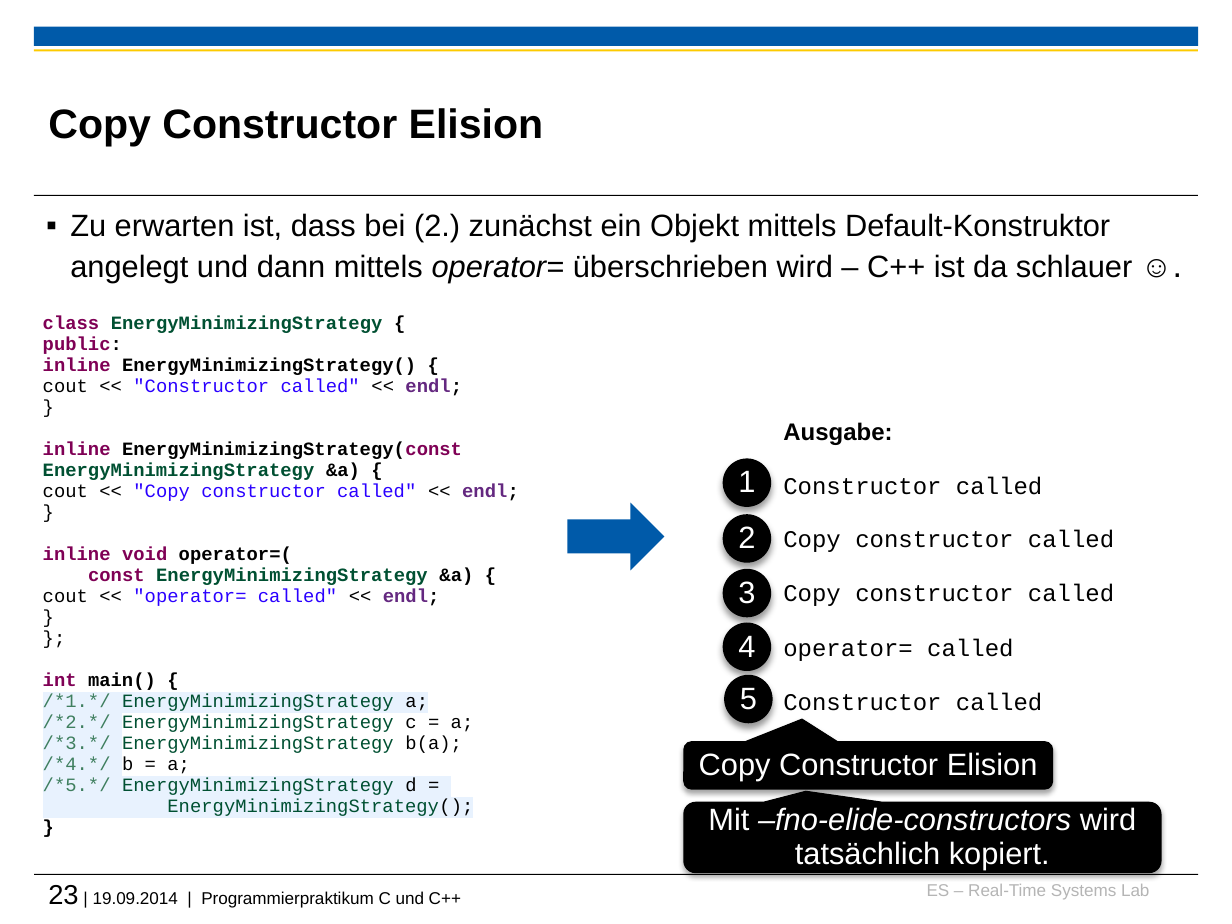
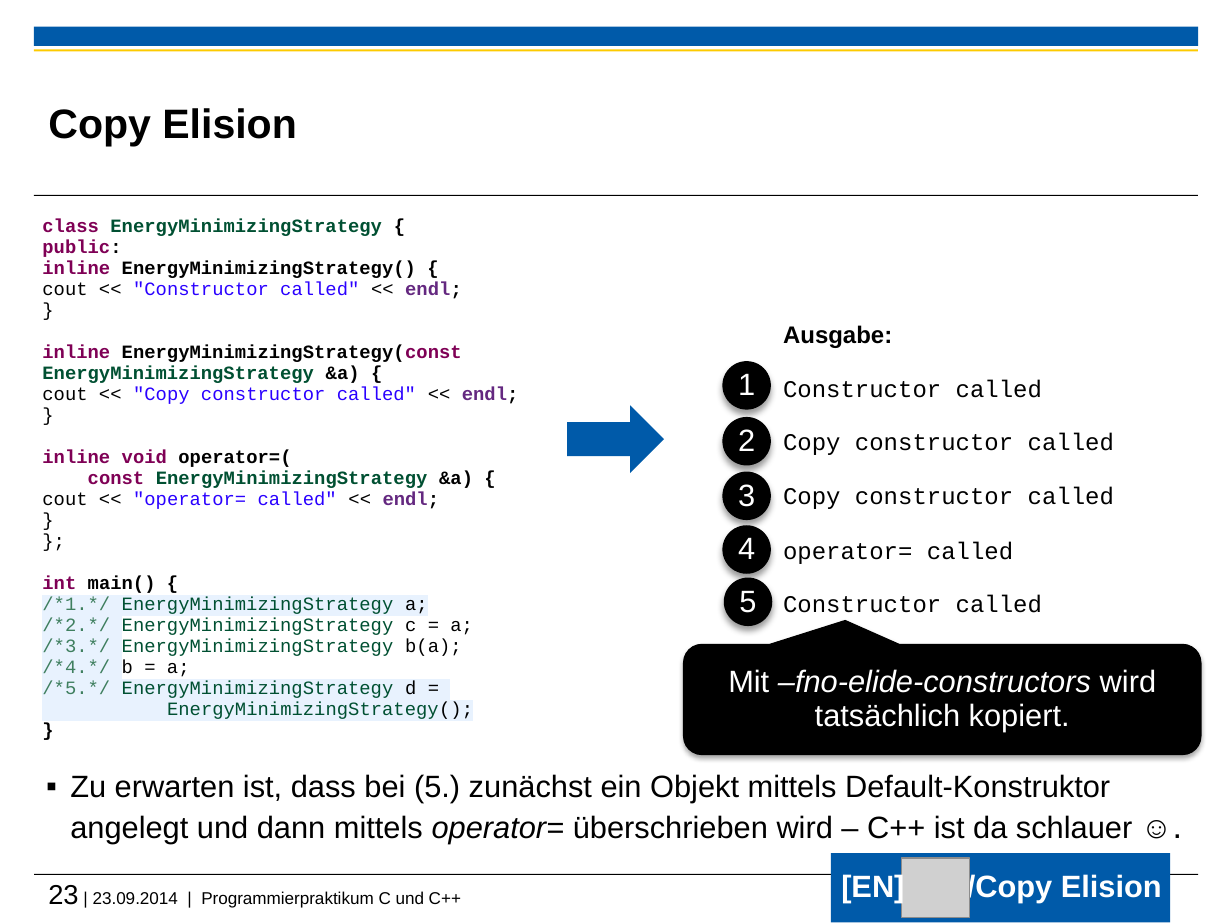
Before and after one commit to h82k/tud-cppp, a slide deck: slide 23 of Vorlesung/3 Vererbung-Polymorphie.pptx. Drawn at 1232x924 pixels with LibreOffice and Linux fonts; fonts in the diff are those of the drawing; grey boxes stand for pictures; background and template pictures are left out. Boxes give left, top, right and bottom in pixels: in the first picture for what was removed or moved away, otherwise in the second. Text is boxed around its words. In the diff, an @@ line names an element or a change of style, - is before the commit and + after.

Commit message:
Re-organize slides:  - move multiple inheritance to day 3

```diff
--- a/Vorlesung/3 Vererbung-Polymorphie.pptx
+++ b/Vorlesung/3 Vererbung-Polymorphie.pptx
@@ title at (x1=48, y1=108, x2=297, y2=147): text changed @@
-Copy Constructor Elision
+Copy Elision
@@ 1 text, 1 ellipse, 1 right arrow moved together from (x1=43, y1=316, x2=771, y2=816) to (x1=42, y1=219, x2=770, y2=719) @@
@@ 4 ellipses, 1 text moved together from (x1=723, y1=422, x2=1114, y2=723) to (x1=722, y1=325, x2=1114, y2=626) @@
@@ rounded speech box "Mit –fno-elide-constructors wird tatsächlich kopiert." resized from (x1=684, y1=802, x2=1161, y2=872) to (x1=684, y1=644, x2=1201, y2=754) @@
@@ rounded speech box "Mit –fno-elide-constructors wird tatsächlich kopiert." at (x1=684, y1=644, x2=1201, y2=754): proportions changed @@
@@ rounded speech box removed at (x1=684, y1=742, x2=1052, y2=788) @@
-Copy Constructor Elision
@@ text at (x1=70, y1=774, x2=1132, y2=843): text changed @@
-▪ Zu erwarten ist, dass bei (2.) zunächst ein Objekt mittels Default-Konstruktor angelegt und dann mittels operator= überschrieben wird – C++ ist da schlauer ☺.
+▪ Zu erwarten ist, dass bei (5.) zunächst ein Objekt mittels Default-Konstruktor angelegt und dann mittels operator= überschrieben wird – C++ ist da schlauer ☺.
@@ rectangle added at (x1=830, y1=854, x2=1170, y2=923), fill #005AA9 @@
@@ picture added at (x1=902, y1=857, x2=970, y2=917) @@
@@ text at (x1=48, y1=885, x2=461, y2=908): text changed @@
-23 | 19.09.2014 | Programmierpraktikum C und C++
+23 | 23.09.2014 | Programmierpraktikum C und C++
@@ text added at (x1=841, y1=873, x2=904, y2=903), 18 pt, text #FFFFFF, bold @@
+[EN]
@@ text removed at (x1=927, y1=884, x2=1149, y2=899) @@
-ES – Real-Time Systems Lab
@@ text added at (x1=967, y1=873, x2=1162, y2=903), 18 pt, text #FFFFFF, bold @@
+/Copy Elision
```
Also in this commit, not shown: 5 other slides changed, 11 slides added, 5 other files.
